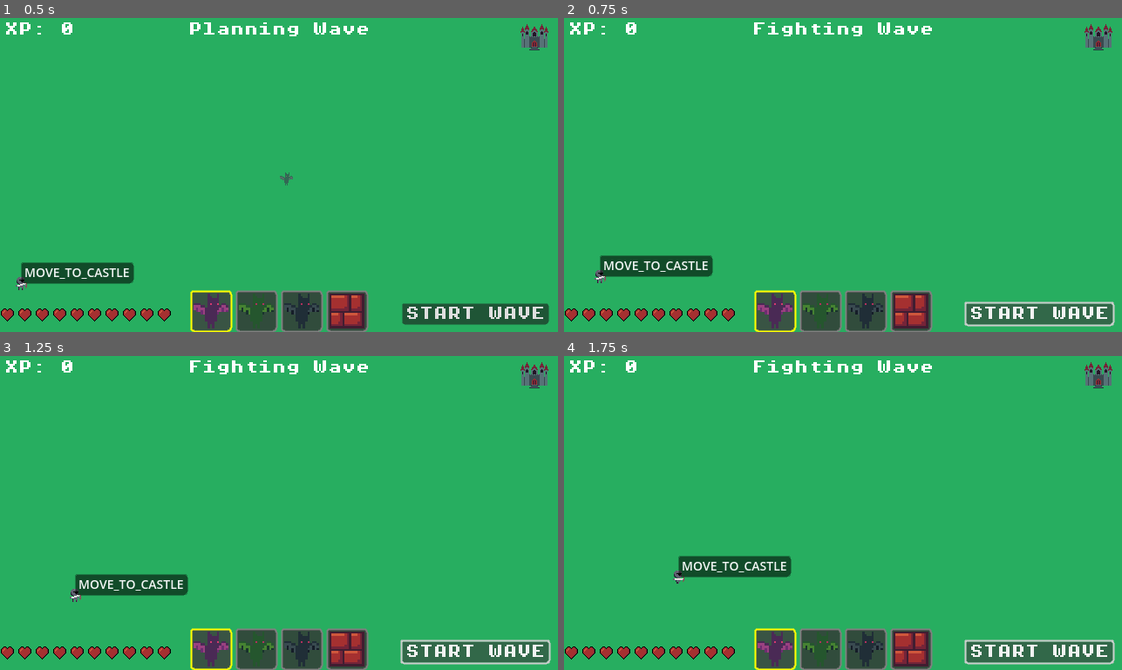
Above: before the commit, frames 1-4 (two rows, left to right).
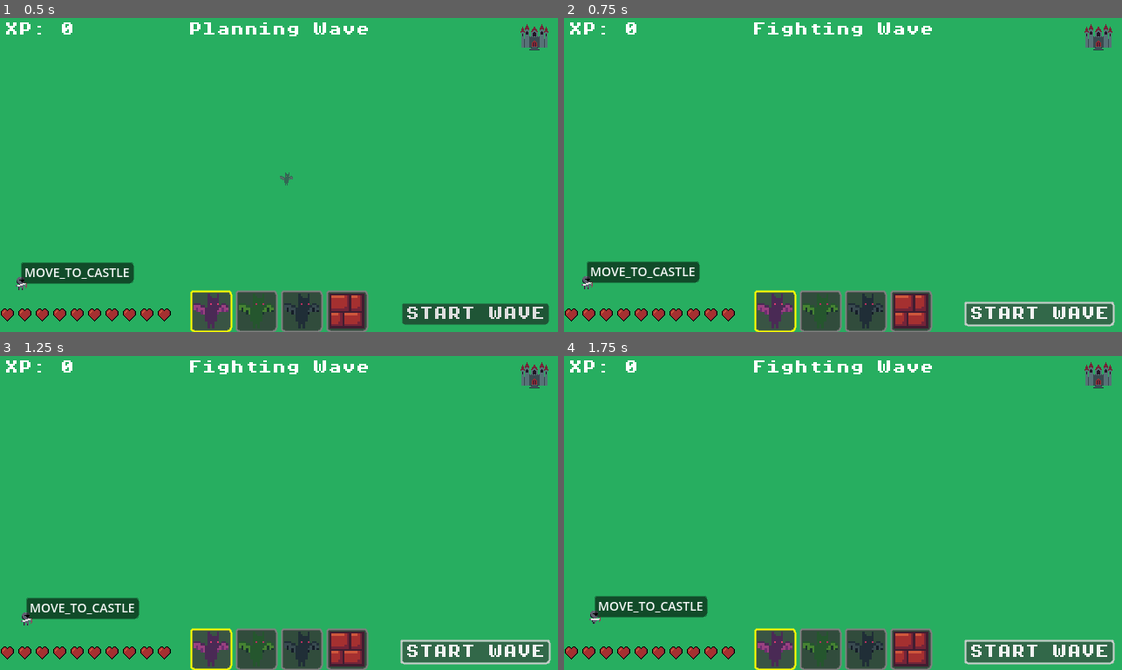
Above: after the commit, the same moments.

Repository: p-lorenzo/reversevs
Game: Godot game, scene res://scenes/world.tscn
Same seed, same stepped clock (60 frames per second), same inputs: the game is played once before the commit and once after it.
Inputs:
- Up to frame 1 (0.5 s): no input
- Up to frame 2 (0.75 s): click "START WAVE" at 0.5 s
- Up to frame 3 (1.25 s): no input
- Up to frame 4 (1.75 s): click "START WAVE" at 1.25 s

Frame 1 is identical in both runs. In frame 2, 1.6% of the frame differs, in the area x 3-27%, y 75-87%; in frame 3, 2.9%; in frame 4, 2.9%, in the area x 4-41%, y 63-86%.

Commit message:
chore: change navigation parameters

Diff:
--- a/scenes/world.tscn
+++ b/scenes/world.tscn
@@ -14,10 +14,10 @@
 size = Vector2(40, 32)
 
 [sub_resource type="NavigationPolygon" id="NavigationPolygon_7r4gi"]
-vertices = PackedVector2Array(636, 324, 4, 324, 4, 4, 636, 4)
+vertices = PackedVector2Array(630, 318, 10, 318, 10, 10, 630, 10)
 polygons = Array[PackedInt32Array]([PackedInt32Array(0, 1, 2, 3)])
 outlines = Array[PackedVector2Array]([PackedVector2Array(0, 0, 640, 0, 640, 328, 0, 328)])
-agent_radius = 4.0
+agent_radius = 6.0
 
 [node name="world" type="Node2D"]
 metadata/_edit_vertical_guides_ = [-175.0]
@@ -25,7 +25,7 @@
 [node name="Hero" parent="." instance=ExtResource("2_rwgxs")]
 z_index = 1
 position = Vector2(24, 304)
-speed = 100.0
+speed = 10.0
 
 [node name="BossCastle" type="Area2D" parent="." groups=["castle"]]
 position = Vector2(613, 21)
